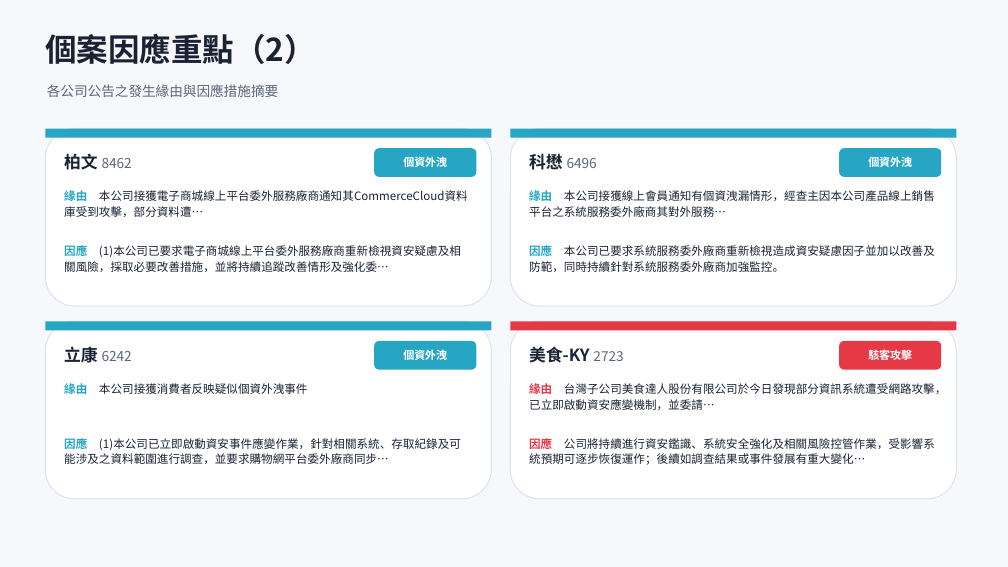
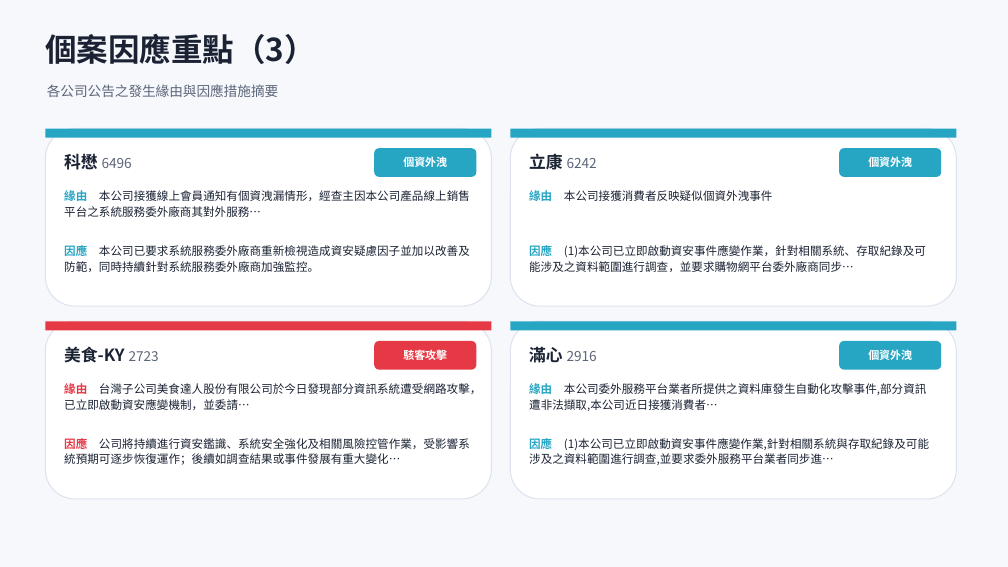
Before and after one commit to Johnnylin77/mops-isec-monitor, a slide deck: slide 8 of 資安事件因應分析.pptx (slide 7 before the commit). Drawn at 1008x567 pixels with LibreOffice and Linux fonts; fonts in the diff are those of the drawing. Boxes give left, top, right and bottom in pixels: in the first picture for what was removed or moved away, otherwise in the second. Text is boxed around its words. In the diff, an @@ line names an element or a change of style, - is before the commit and + after.

```diff
--- a/資安事件因應分析.pptx
+++ b/資安事件因應分析.pptx
@@ text at [45, 34, 316, 64]: text changed @@
-個案因應重點（2）
+個案因應重點（3）
@@ text at [64, 154, 132, 170]: text changed @@
-柏文 8462
+科懋 6496
@@ text at [529, 153, 597, 170]: text changed @@
-科懋 6496
+立康 6242
@@ text at [64, 190, 470, 217]: text changed @@
-緣由 本公司接獲電子商城線上平台委外服務廠商通知其CommerceCloud資料庫受到攻擊，部分資料遭…
+緣由 本公司接獲線上會員通知有個資洩漏情形，經查主因本公司產品線上銷售平台之系統服務委外廠商其對外服務…
@@ text at [529, 190, 773, 201]: text changed @@
-緣由 本公司接獲線上會員通知有個資洩漏情形，經查主因本公司產品線上銷售平台之系統服務委外廠商其對外服務…
+緣由 本公司接獲消費者反映疑似個資外洩事件
@@ text at [64, 243, 470, 272]: text changed @@
-因應 (1)本公司已要求電子商城線上平台委外服務廠商重新檢視資安疑慮及相關風險，採取必要改善措施，並將持續追蹤改善情形及強化委…
+因應 本公司已要求系統服務委外廠商重新檢視造成資安疑慮因子並加以改善及防範，同時持續針對系統服務委外廠商加強監控。
@@ text at [529, 243, 926, 272]: text changed @@
-因應 本公司已要求系統服務委外廠商重新檢視造成資安疑慮因子並加以改善及防範，同時持續針對系統服務委外廠商加強監控。
+因應 (1)本公司已立即啟動資安事件應變作業，針對相關系統、存取紀錄及可能涉及之資料範圍進行調查，並要求購物網平台委外廠商同步…
@@ rectangle at [45, 321, 492, 330]: fill #27A6C4 to #E63946 @@
@@ rectangle at [510, 321, 957, 330]: fill #E63946 to #27A6C4 @@
@@ text at [64, 346, 159, 363]: text changed; size 13 to 16 pt; text colour #5C6679 to #1A2233; bold on @@
-立康 6242
+美食-KY 2723
@@ rounded rectangle at [374, 341, 476, 370]: fill #27A6C4 to #E63946 @@
@@ text at [403, 348, 447, 363]: text changed @@
-個資外洩
+駭客攻擊
@@ text at [529, 346, 597, 363]: text changed; size 16 to 13 pt; text colour #1A2233 to #5C6679; bold off @@
-美食-KY 2723
+滿心 2916
@@ rounded rectangle at [839, 341, 941, 370]: fill #E63946 to #27A6C4 @@
@@ text at [868, 350, 912, 360]: text changed @@
-駭客攻擊
+個資外洩
@@ text at [64, 383, 481, 410]: text changed @@
-緣由 本公司接獲消費者反映疑似個資外洩事件
+緣由 台灣子公司美食達人股份有限公司於今日發現部分資訊系統遭受網路攻擊，已立即啟動資安應變機制，並委請…
@@ text at [529, 383, 926, 411]: text changed @@
-緣由 台灣子公司美食達人股份有限公司於今日發現部分資訊系統遭受網路攻擊，已立即啟動資安應變機制，並委請…
+緣由 本公司委外服務平台業者所提供之資料庫發生自動化攻擊事件,部分資訊遭非法擷取,本公司近日接獲消費者…
@@ text at [64, 436, 470, 465]: text changed @@
-因應 (1)本公司已立即啟動資安事件應變作業，針對相關系統、存取紀錄及可能涉及之資料範圍進行調查，並要求購物網平台委外廠商同步…
+因應 公司將持續進行資安鑑識、系統安全強化及相關風險控管作業，受影響系統預期可逐步恢復運作；後續如調查結果或事件發展有重大變化…
@@ text at [529, 436, 929, 465]: text changed @@
-因應 公司將持續進行資安鑑識、系統安全強化及相關風險控管作業，受影響系統預期可逐步恢復運作；後續如調查結果或事件發展有重大變化…
+因應 (1)本公司已立即啟動資安事件應變作業,針對相關系統與存取紀錄及可能涉及之資料範圍進行調查,並要求委外服務平台業者同步進…
```
Also in this commit, not shown: 7 other slides changed, 1 slide added, 2 other files.
